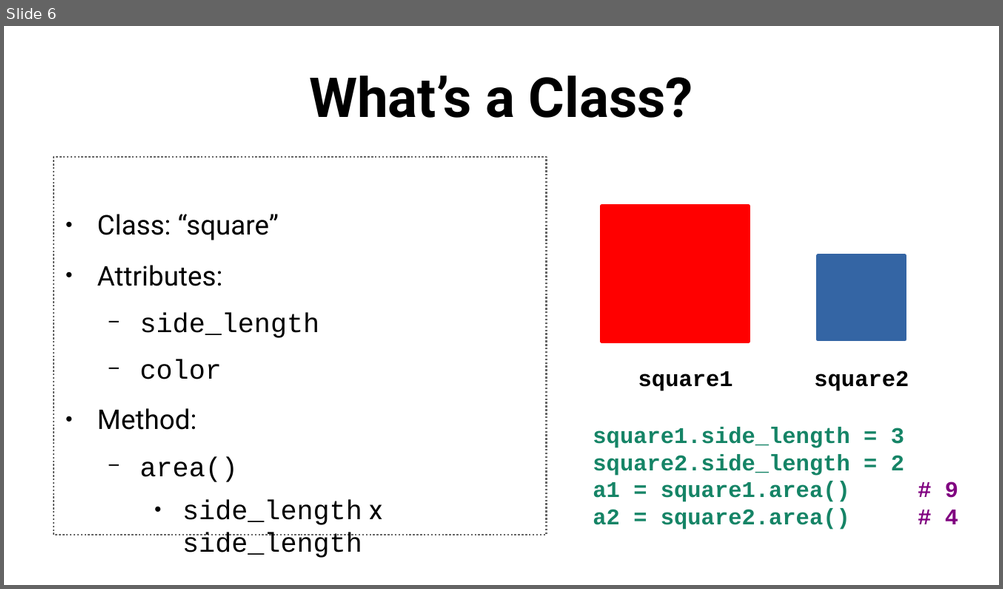
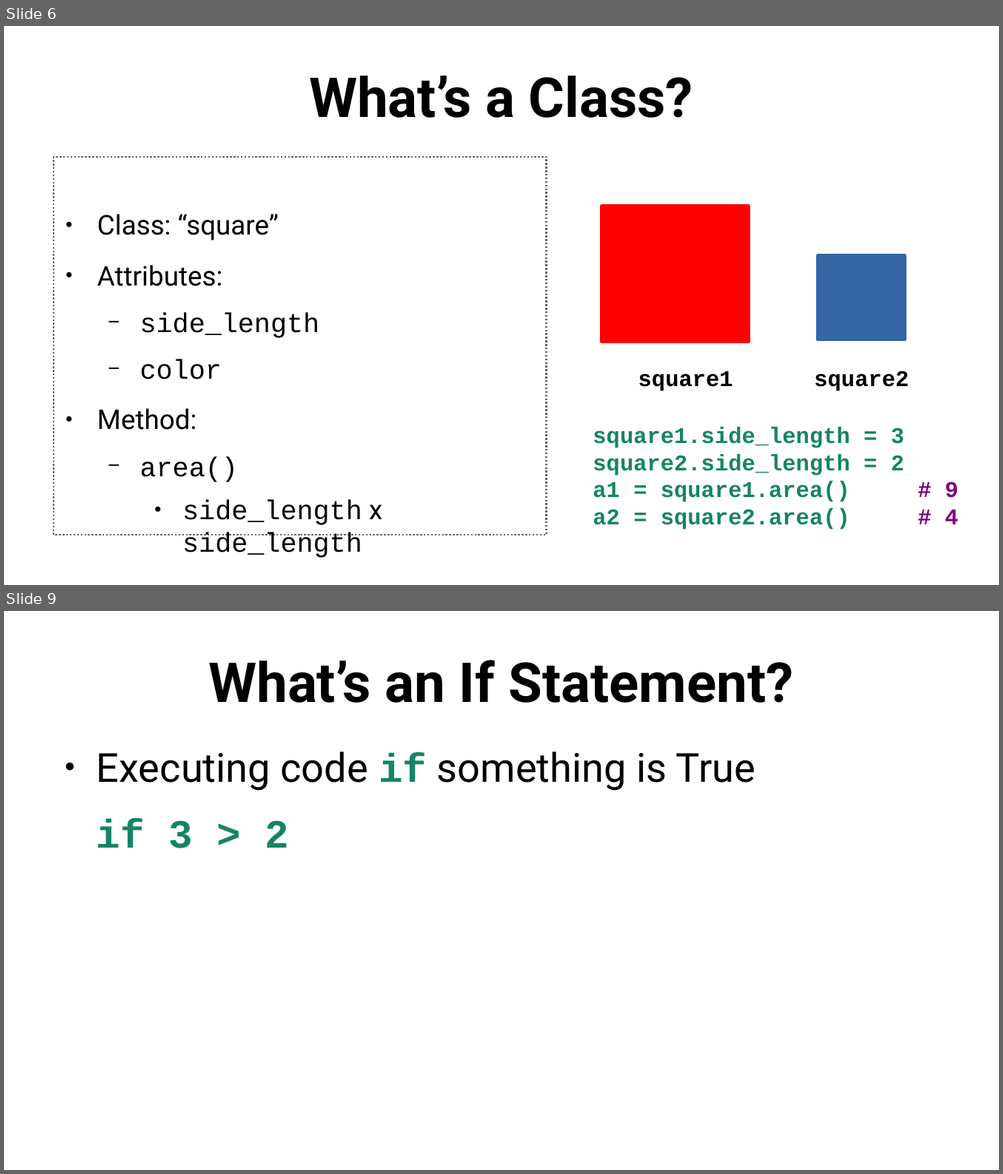
Before and after one commit to SlithyMatt/python-tutorial, a slide deck: lesson2/python101_lesson2_slides.odp. Shown one above the other, each under a label of ours: slide 6 before the commit, slides 6 and 9 after it; the slides between them are not shown. The pictures are 1003x589 and 1003x1174 pixels, drawn with LibreOffice and Linux fonts; fonts in the diff are those of the drawing. Boxes give left, top, right and bottom in pixels: in the first picture for what was removed or moved away, otherwise in the second. Text is boxed around its words. In the diff, an @@ line names an element or a change of style, - is before the commit and + after.

```diff
--- a/lesson2/python101_lesson2_slides.odp
+++ b/lesson2/python101_lesson2_slides.odp
@@ slide 9 added at box(4, 611, 999, 1170), background #FFFFFF @@
@@ title added at box(208, 660, 794, 703), 44 pt, text #000000, bold @@
+What’s an If Statement?
@@ text added at box(96, 752, 755, 849), 32 pt, text #000000 @@
+● Executing code if something is True
+if 3 > 2
```
Also in this commit, not shown: 6 slides changed, 6 other slides added, 1 slide removed, 2 other files.
